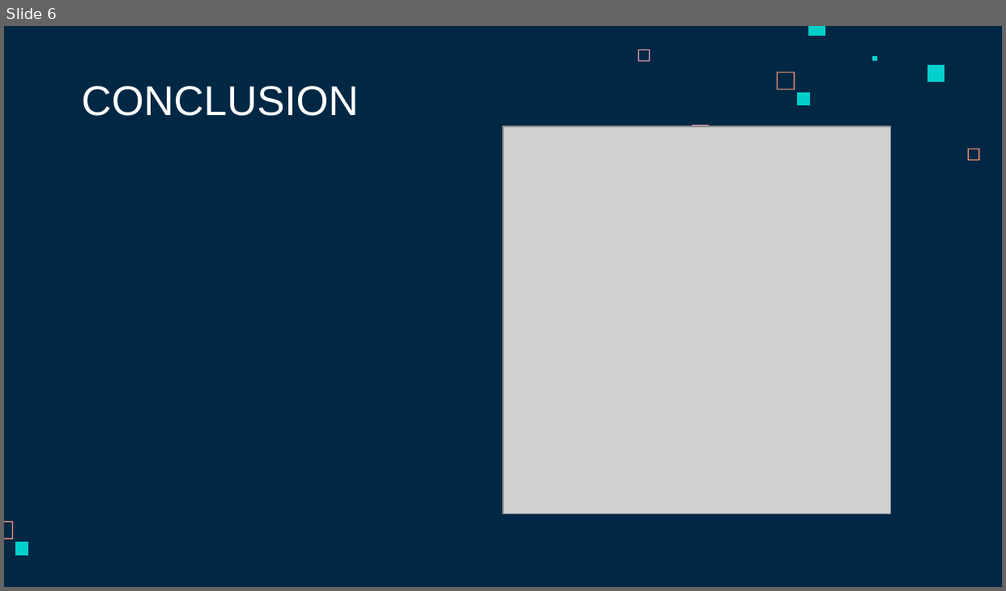
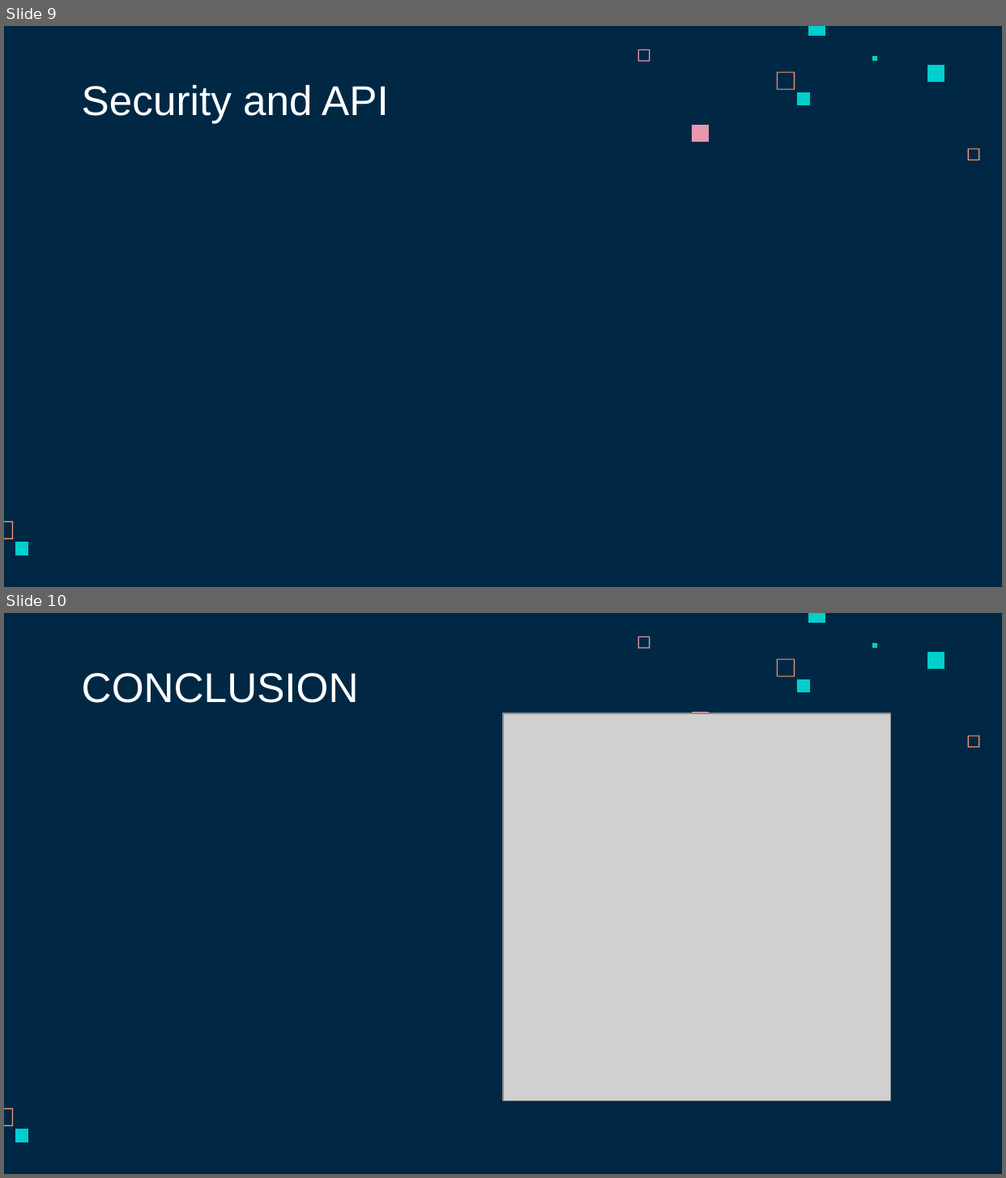
Before and after one commit to Lunfeer/hes-so-dockyter, a slide deck: Defense.pptx. Shown one above the other, each under a label of ours: slide 6 before the commit, slides 9 and 10 after it. The pictures are 1006x591 and 1006x1178 pixels, drawn with LibreOffice and Linux fonts; fonts in the diff are those of the drawing; grey boxes stand for pictures. Boxes give left, top, right and bottom in pixels: in the first picture for what was removed or moved away, otherwise in the second. Text is boxed around its words. In the diff, an @@ line names an element or a change of style, - is before the commit and + after.

```diff
--- a/Defense.pptx
+++ b/Defense.pptx
@@ slide 9 added at (4, 26, 1002, 587), background #002845; not listed: 10 template elements that a slide beside it also shows @@
@@ title added at (82, 84, 389, 123), 30 pt, text #FFFFFF @@
+Security and API
@@ what was slide 6 is now slide 10 @@
```
Also in this commit, not shown: 2 slides changed, 5 other slides added, 2 slides removed.
